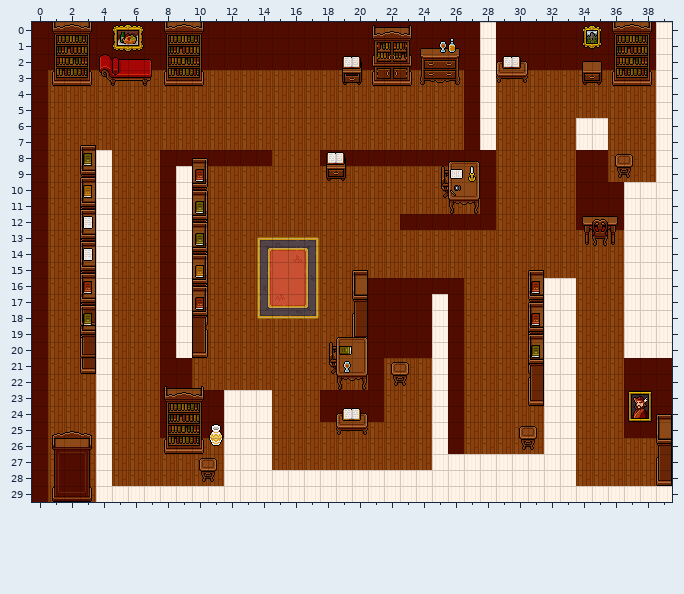
Tiled map: assets/maps/libraryfloor1.tmx. The picture above is the old version.
Cells are 16x16 px. Shown: x 0..39, y 0..29.
The same view after the edit:
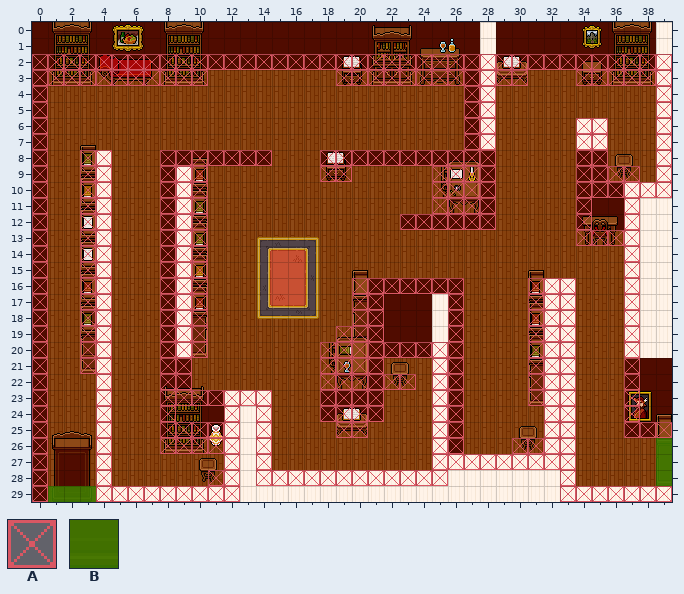
Key: from "collisionBox": A 0; from "exitBox": B 21.
_ is an empty cell.
Tiles of an added or newly shown layer are drawn over the layers below it.
See-through tiles are keyed as they look on the map.
Difference:
Changed rows in their new state; . is an unchanged cell.
Layer "Collision" (now shown):
first column x 0:
 2 AAAAAAAAAAAAAAAAAAAAAAAAAAAAAAAAAAAAAAAA
 3 AAAAAAAAAAA........AAAAAAAAAAAA...AAAAAA
 4 A..........................AA..........A
 5 A..........................AA..........A
 6 A..........................AA.....AA...A
 7 A..........................AA.....AA...A
 8 A..AA...AAAAAAA...AAAAAAAAAAA.....AA...A
 9 A..AA...AAA.......AA.....AAAA.....AAAA.A
10 A..AA...AAA..............AAAA.....AAAAAA
11 A..AA...AAA..............AAAA.....A..A..
12 A..AA...AAA............AAAAAA.....A..A..
13 A..AA...AAA.......................AAAA..
14 A..AA...AAA..........................A..
15 A..AA...AAA..........................A..
16 A..AA...AAA.........AAAAAAA....AAA...A..
17 A..AA...AAA.........AA....A....AAA...A..
18 A..AA...AAA.........AA....A....AAA...A..
19 A..AA...AAA........AAA....A....AAA...A..
20 A..AA...AAA.......AAAAAAAAA....AAA...A..
21 A..AA...AA........AAAA...AA....AAA...A..
22 A...A...AA........AAAAAA.AA....AAA...A..
23 A...A...AAAAAAA...AAAA...AA....AAA...A..
24 A...A...A...A.A...AAAA...AA.....AA...A..
25 A...A...AAAAA.A....AA....AA.....AA...AAA
26 A...A...AAAAA.A..........AA...AAAA......
27 A...A.......A.A..........AAAAAAAAA......
28 A...A......AA.AAAAAAAAAAAA.......A......
29 A...AAAAAAAAA....................AAAAAAA
Layer "ExitForward" (now shown):
first column x 1:
29 BBB
Layer "ExitBack" (now shown):
first column x 39:
26 B
27 B
28 B
Changed places in both pictures, as pixel boxes (x1, y1, x2, y2):
added: (32, 54, 672, 502)
